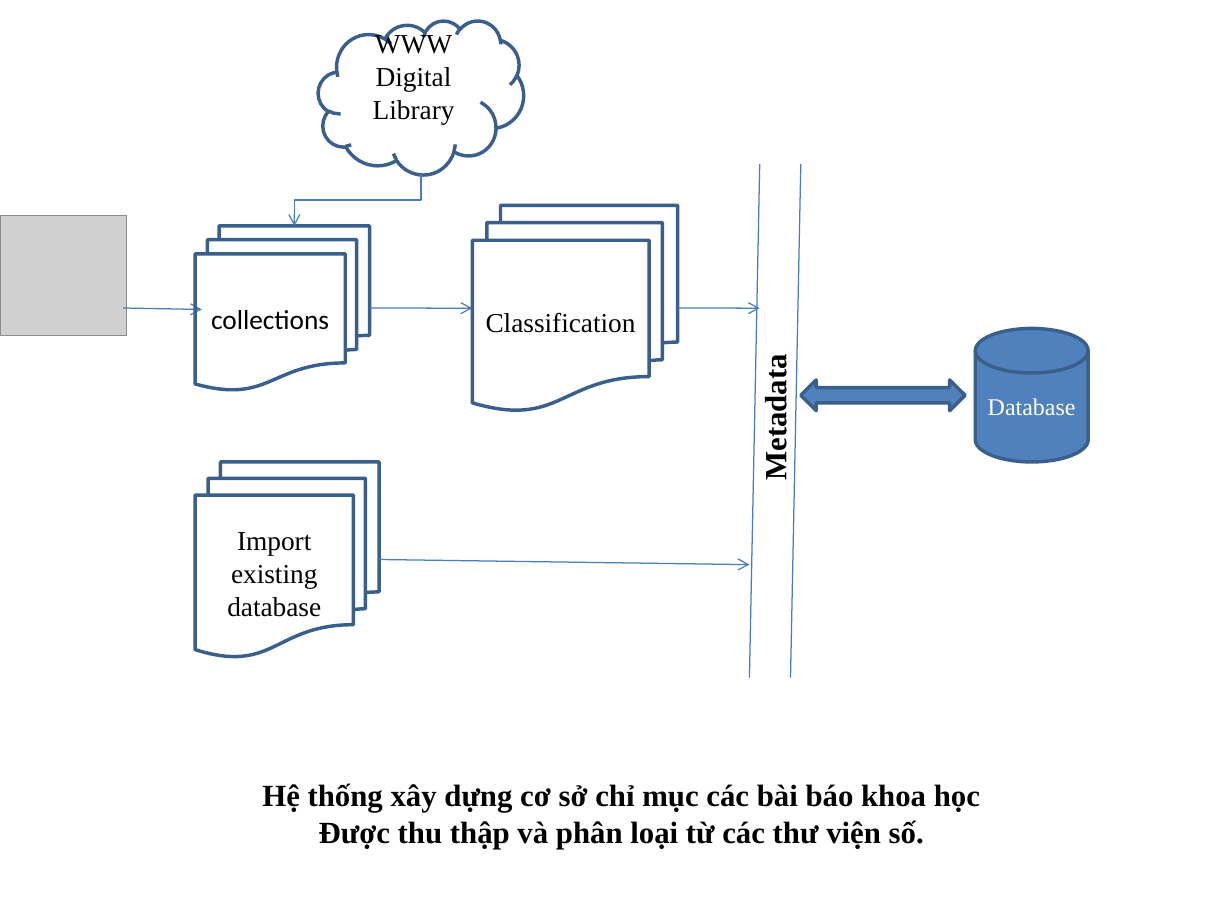
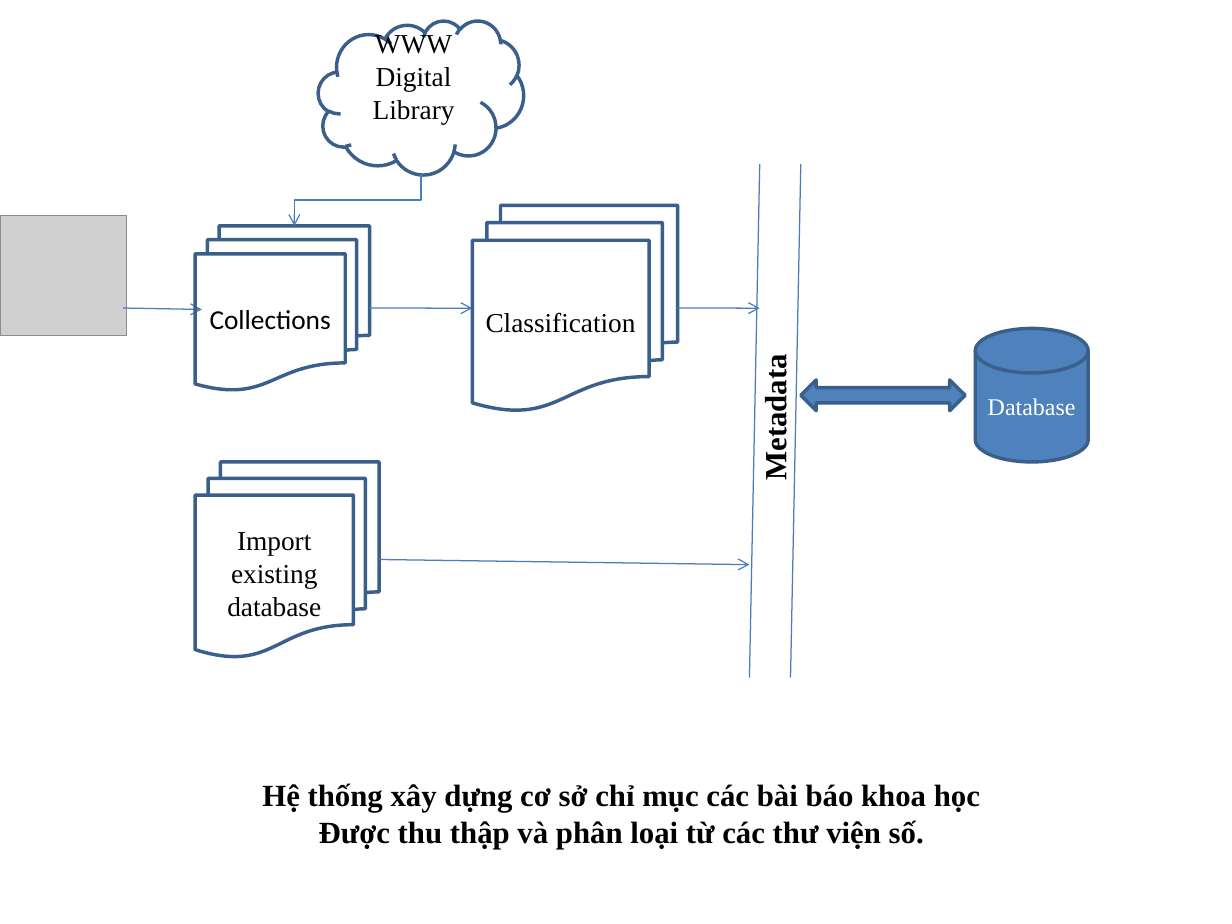
Before and after one commit to tiendv/detaitotnghiep, a slide deck: slide 1 of Outline thesis/De cuong/Kientrucdetai_23_8.pptx. Drawn at 1232x924 pixels with LibreOffice and Linux fonts; fonts in the diff are those of the drawing; grey boxes stand for pictures. Boxes give left, top, right and bottom in pixels: in the first picture for what was removed or moved away, otherwise in the second. Text is boxed around its words. In the diff, an @@ line names an element or a change of style, - is before the commit and + after.

```diff
--- a/Outline thesis/De cuong/Kientrucdetai_23_8.pptx
+++ b/Outline thesis/De cuong/Kientrucdetai_23_8.pptx
@@ text in flow chart multidocument at [210, 310, 331, 330]: text changed @@
-collections
+Collections
```
Also in this commit, not shown: 1 other slide changed, 1 other file.
